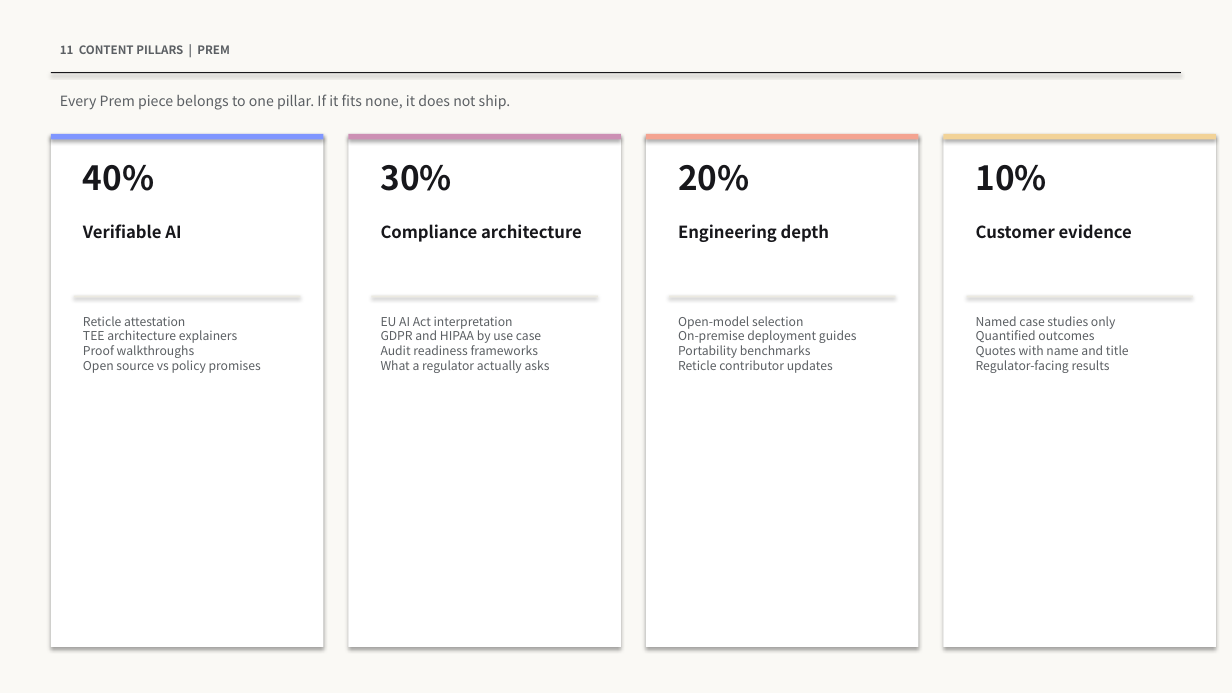
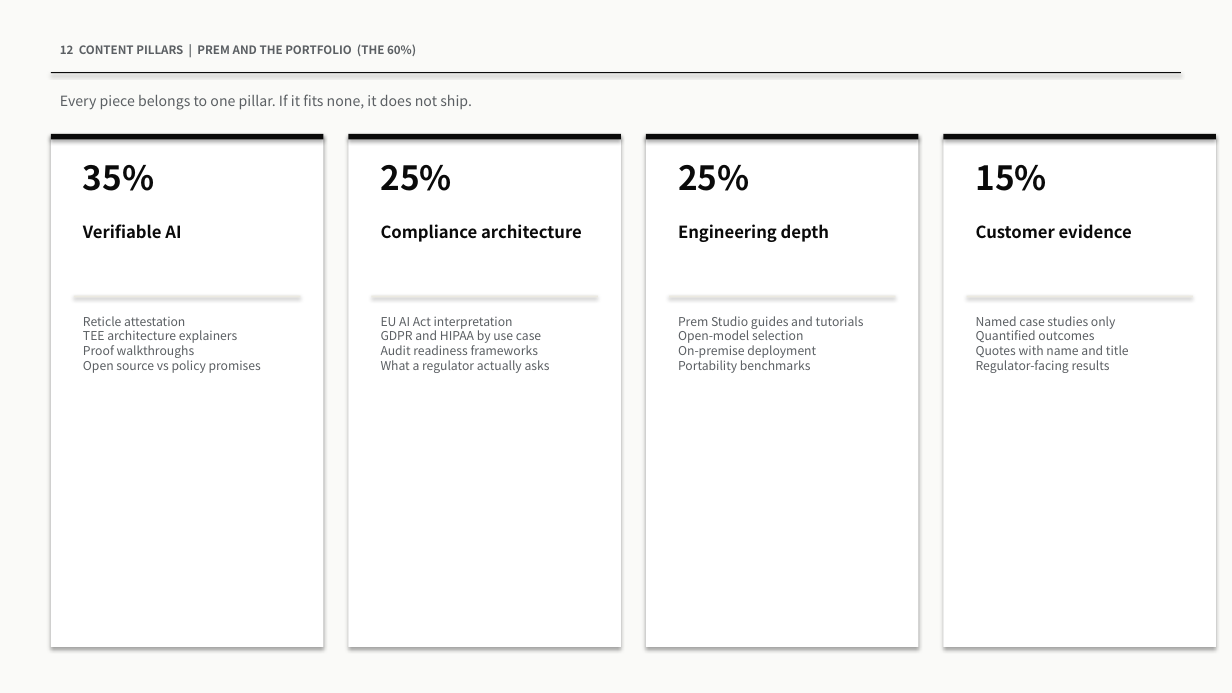
Before and after one commit to ai-luminati-collab/Cadence-Architecture-Deck, a slide deck: slide 19 of PremAI-Fluso-Brand-Bible.pptx (slide 18 before the commit). Drawn at 1232x693 pixels with LibreOffice and Linux fonts; fonts in the diff are those of the drawing. Boxes give left, top, right and bottom in pixels: in the first picture for what was removed or moved away, otherwise in the second. Text is boxed around its words. In the diff, an @@ line names an element or a change of style, - is before the commit and + after.

```diff
--- a/PremAI-Fluso-Brand-Bible.pptx
+++ b/PremAI-Fluso-Brand-Bible.pptx
@@ rectangle at box(0, 0, 1232, 693): fill #FAF9F5 to #FAFAF8 @@
@@ text at box(60, 44, 416, 56): text changed @@
-11 CONTENT PILLARS | PREM
+12 CONTENT PILLARS | PREM AND THE PORTFOLIO (THE 60%)
@@ rectangle at box(51, 72, 1181, 73): fill #17171B to #0A0A0A @@
@@ text at box(60, 94, 472, 110): text changed @@
-Every Prem piece belongs to one pillar. If it fits none, it does not ship.
+Every piece belongs to one pillar. If it fits none, it does not ship.
@@ rectangle at box(51, 134, 323, 140): fill #7F96FF to #0A0A0A @@
@@ rectangle at box(348, 134, 621, 140): fill #CC90B4 to #0A0A0A @@
@@ rectangle at box(646, 134, 919, 140): fill #F4A491 to #0A0A0A @@
@@ rectangle at box(944, 134, 1216, 140): fill #F2D398 to #0A0A0A @@
@@ text at box(83, 165, 154, 191): text changed; text colour #17171B to #0A0A0A @@
-40%
+35%
@@ text at box(381, 165, 452, 191): text changed; text colour #17171B to #0A0A0A @@
-30%
+25%
@@ text at box(678, 165, 749, 191): text changed; text colour #17171B to #0A0A0A @@
-20%
+25%
@@ text at box(976, 165, 1047, 191): text changed; text colour #17171B to #0A0A0A @@
-10%
+15%
@@ text colour #17171B to #0A0A0A in 4 elements at box(83, 224, 181, 239), box(381, 224, 582, 242), box(678, 224, 829, 242), box(976, 224, 1132, 239) @@
@@ text at box(678, 316, 864, 373): text changed @@
-Open-model selection
-On-premise deployment guides
-Portability benchmarks
-Reticle contributor updates
+Prem Studio guides and tutorials
+Open-model selection
+On-premise deployment
+Portability benchmarks
```
Also in this commit, not shown: 21 other slides changed, 3 slides added, 2 slides removed, 1 other file.
